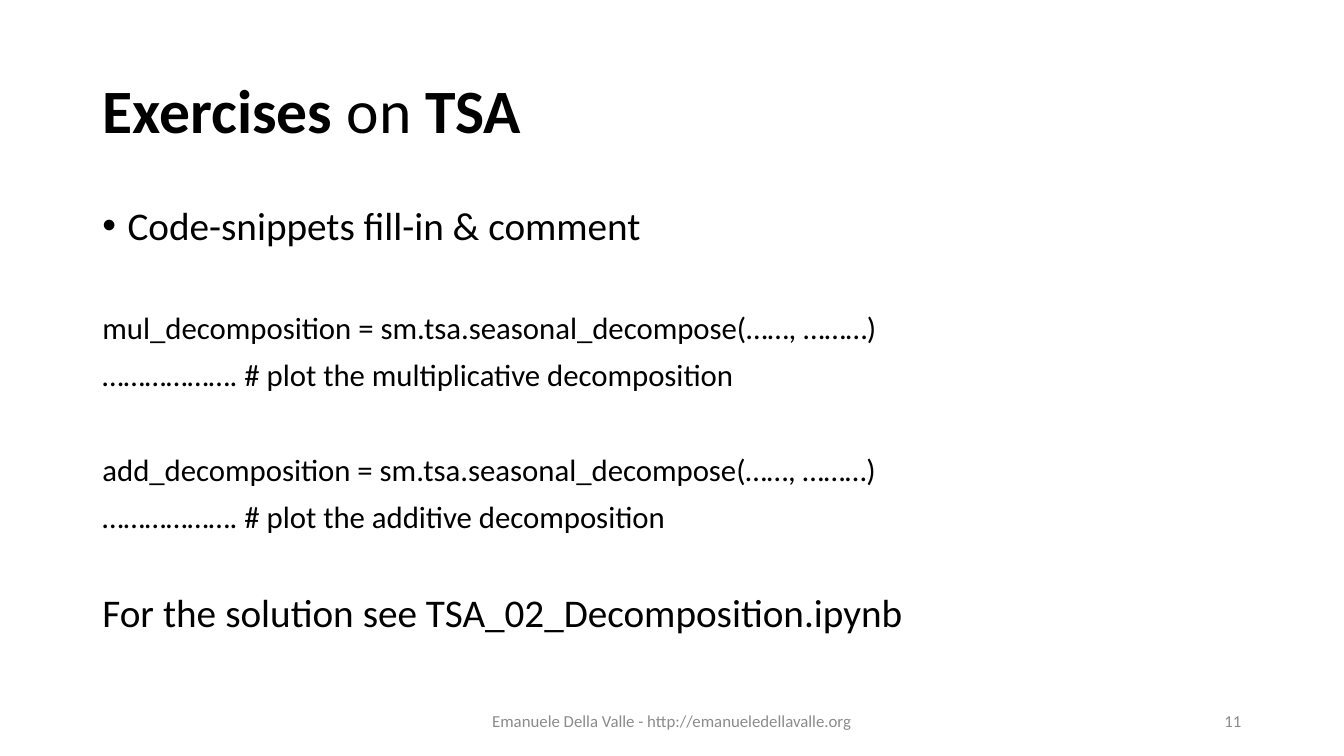
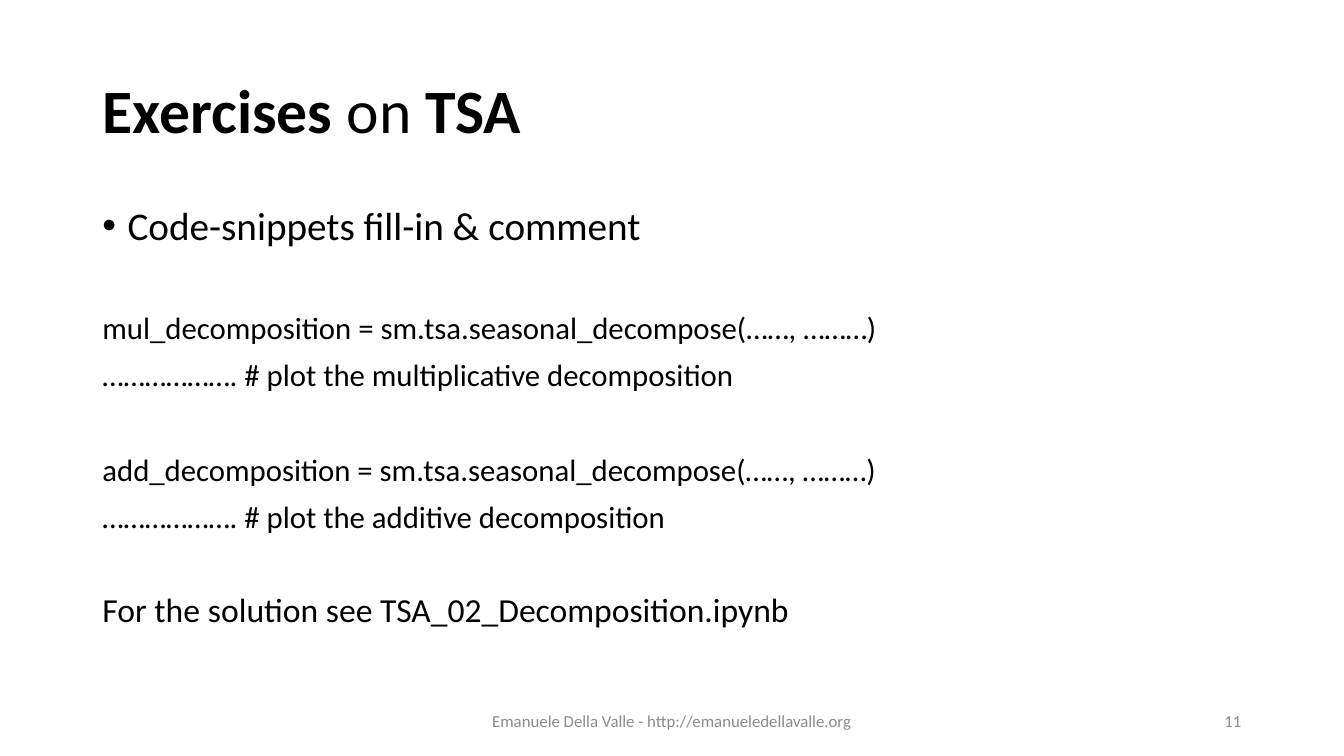
Before and after one commit to eugeniovaretti/streaming-data-analytics, a slide deck: slide 11 of lectures/11_SDS_exam-preview/11_Streaming-Data-Science_exam-preview.pptx. Drawn at 1344x756 pixels with LibreOffice and Linux fonts; fonts in the diff are those of the drawing. Boxes give left, top, right and bottom in pixels: in the first picture for what was removed or moved away, otherwise in the second. Text is boxed around its words. In the diff, an @@ line names an element or a change of style, - is before the commit and + after.

```diff
--- a/lectures/11_SDS_exam-preview/11_Streaming-Data-Science_exam-preview.pptx
+++ b/lectures/11_SDS_exam-preview/11_Streaming-Data-Science_exam-preview.pptx
@@ text at [102,598,789,628]: size 28 to 24 pt in "For the solution see TSA_02_Decomposition.ipynb" @@
```
Also in this commit, not shown: 6 other slides changed.
